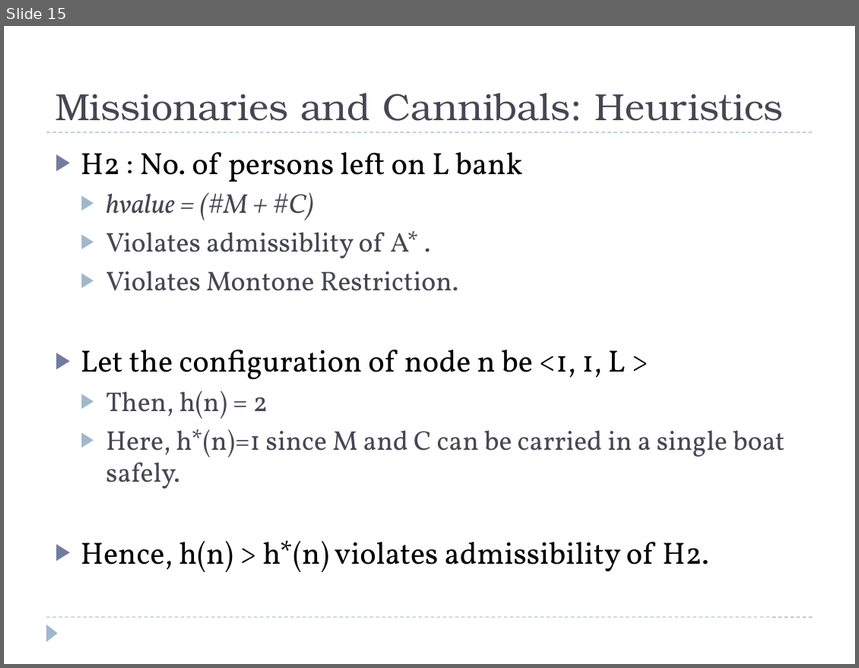
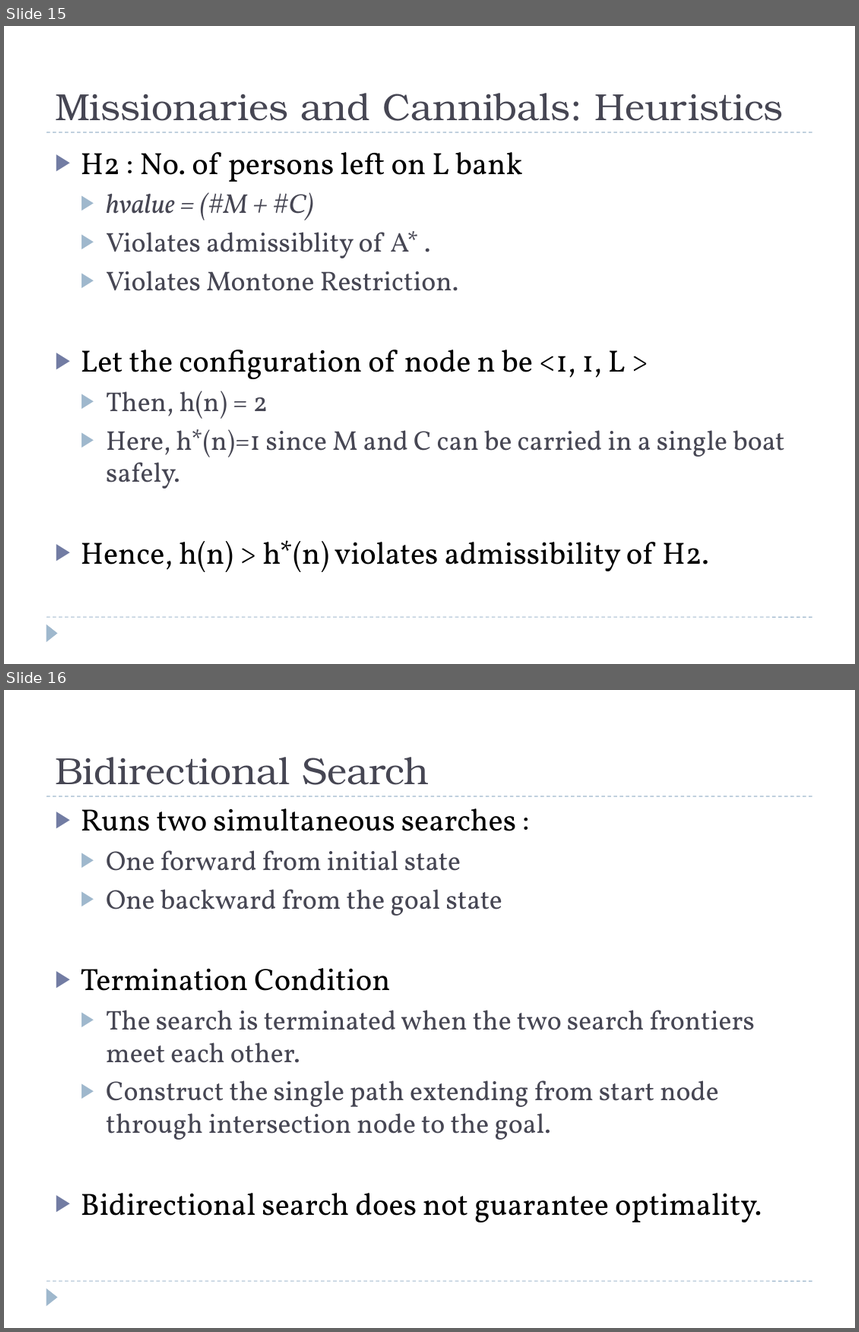
Before and after one commit to mayank127/AILab, a slide deck: slides/Astar.pptx. Shown one above the other, each under a label of ours: slide 15 before the commit, slides 15 and 16 after it. The pictures are 859x668 and 859x1332 pixels, drawn with LibreOffice and Linux fonts; fonts in the diff are those of the drawing. Boxes give left, top, right and bottom in pixels: in the first picture for what was removed or moved away, otherwise in the second. Text is boxed around its words. In the diff, an @@ line names an element or a change of style, - is before the commit and + after.

Commit message:
bidirectional_slide

```diff
--- a/slides/Astar.pptx
+++ b/slides/Astar.pptx
@@ slide 16 added at (x1=4, y1=690, x2=855, y2=1328), background #FFFFFF; not listed: 3 template elements that a slide beside it also shows @@
@@ title added at (x1=55, y1=757, x2=429, y2=785), 32 pt, text #464653 @@
+Bidirectional Search
@@ text added at (x1=81, y1=809, x2=762, y2=1223), 23 pt, text #464653 @@
+▶ Runs two simultaneous searches :
+  ▶ One forward from initial state
+  ▶ One backward from the goal state
+▶ Termination Condition
+  ▶ The search is terminated when the two search frontiers meet each other.
+  ▶ Construct the single path extending from start node through intersection node to the goal.
+▶ Bidirectional search does not guarantee optimality.
```
Also in this commit, not shown: 2 other slides added, 26 slides removed.
